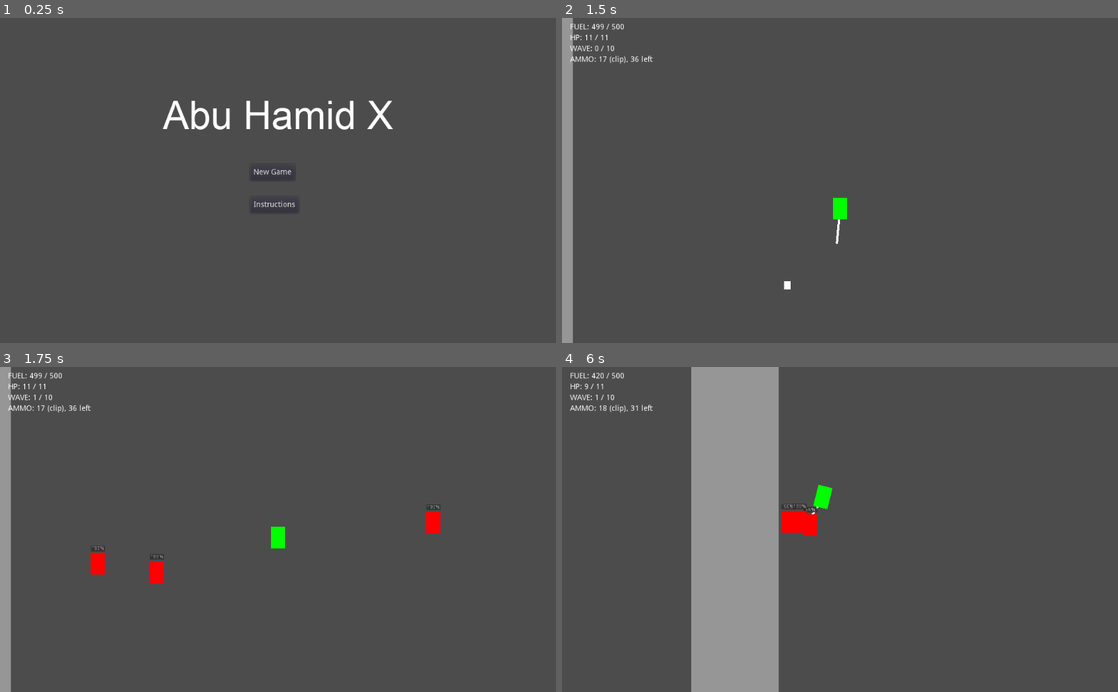
Above: before the commit, frames 1-4 (two rows, left to right).
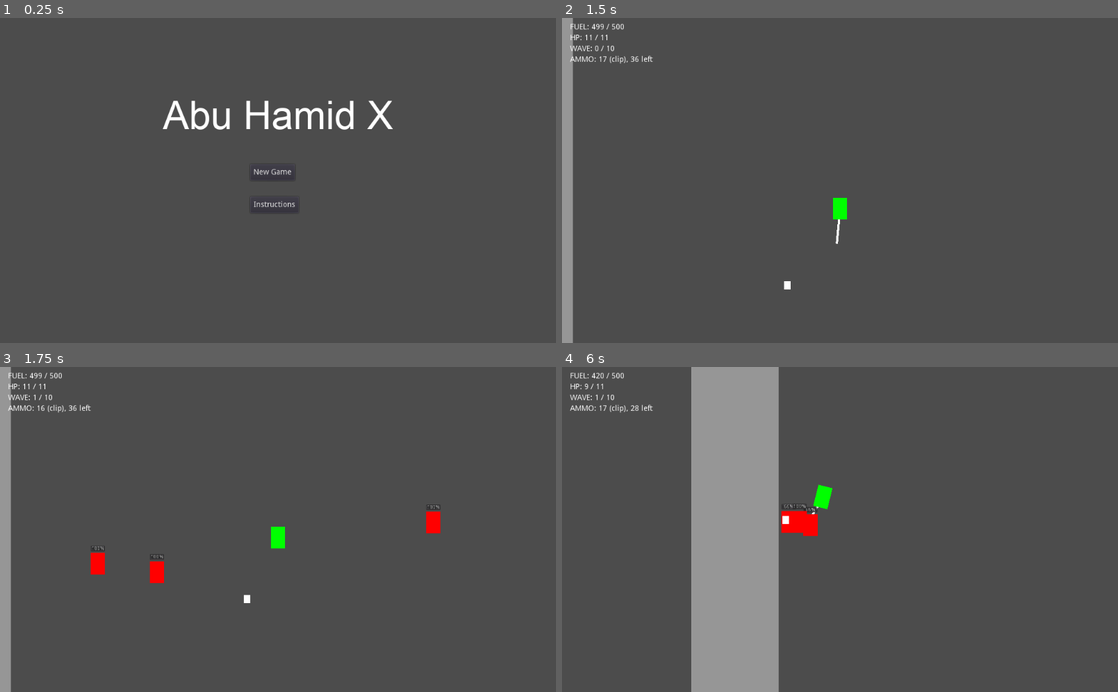
Above: after the commit, the same moments.

Repository: deengames/abu-hamid-x
Game: Godot game, scene res://prototype/MainMenu.tscn
The game is run twice, just before and just after one commit, with the same random seed, the same clock (stepped at 60 frames per second) and the same inputs.
Inputs (mouse positions are in pixels of both pictures, inside the frame that each line leads up to):
- Up to frame 1 (0.25 s): no input
- Up to frame 2 (1.5 s): click "New Game" at 0.5 s; tap Enter at 1.25 s; move the mouse to (812, 245) at 1.27 s; hold W (move_up) from 1.28 s (still down); hold Right mouse button (shoot) from 1.28 s (still down); click (812, 245) at 1.42 s
- Up to frame 3 (1.75 s): keep holding W (move_up); keep holding Right mouse button (shoot); tap Space (jump) at 1.52 s
- Up to frame 4 (6 s): move the mouse to (1006, 578) at 2.02 s; release Right mouse button (shoot) at 2.03 s; click (1006, 578) at 2.1 s; tap Space (jump) at 2.27, 3.77, 4.52, 5.27 s; right-click (1006, 578) at 2.3 s; move the mouse to (673, 480) at 2.77 s; release W (move_up) at 2.78 s; hold Shift (boost) 2.78-3.53 s; hold A (move_left) 2.78-4.28 s; right-click (673, 480) at 3.05 s; move the mouse to (867, 529) at 3.52 s; right-click (867, 529) at 3.6 s; click (867, 529) at 3.67 s; move the mouse to (756, 448) at 4.27 s; hold S (move_down) 4.28-5.03 s; hold Right mouse button (shoot) 4.28-5.03 s; tap Ctrl (toggle_jetpack) at 4.35 s; tap R (reload) at 4.9 s; move the mouse to (962, 513) at 5.02 s; hold D (move_right) 5.03-5.78 s; tap E at 5.1 s; right-click (962, 513) at 5.3 s; move the mouse to (728, 545) at 5.77 s; hold W (move_up) from 5.78 s (still down); hold Right mouse button (shoot) from 5.78 s (still down); click (728, 545) at 5.92 s

Frames 1-2 are identical in both runs. In frame 3, less than 0.1% of the frame differs, in the area x 7-45%, y 11-73%; in frame 4, less than 0.1%, in the area x 7-45%, y 11-49%.

Commit message:
Implemented gun autofire

Diff:
--- a/prototype/Character/Player/Player.gd
+++ b/prototype/Character/Player/Player.gd
@@ -19,6 +19,8 @@
 export (float) var seconds_to_reload = 1.5
 export (int) var starting_bullets = 30
 
+export (float) var bullets_per_second = 3.0
+
 signal fuel_change(new_fuel, max_fuel)
 signal health_change(new_hp, max_hp)
 signal shoot_bullet(bullet)
@@ -29,6 +31,7 @@
 var is_dead = false
 
 var seconds_since_last_flying_attack = 999
+var seconds_since_last_gunfire = 999
 
 var bullet_cls = preload('res://prototype/Bullet/Bullet.tscn')
 onready var bullets_outside_clip = starting_bullets - clip_size
@@ -88,9 +91,17 @@
 		return
 
 	seconds_since_last_flying_attack += delta
-	if global.config.enable_gun == true and Input.is_action_just_pressed('shoot') and not reloading:
-		if bullets_in_clip > 0:
+	seconds_since_last_gunfire += delta
+
+	if (global.config.enable_gun == true
+		and Input.is_action_pressed('shoot')
+		and seconds_since_last_gunfire > 1/bullets_per_second
+		and not reloading
+		and bullets_in_clip > 0):
+
 			bullets_in_clip -= 1
+			seconds_since_last_gunfire = 0
+
 			var angle = global_position.angle_to_point(get_global_mouse_position())
 			var bullet = bullet_cls.instance()
 			bullet.init(position.x, position.y, angle)
